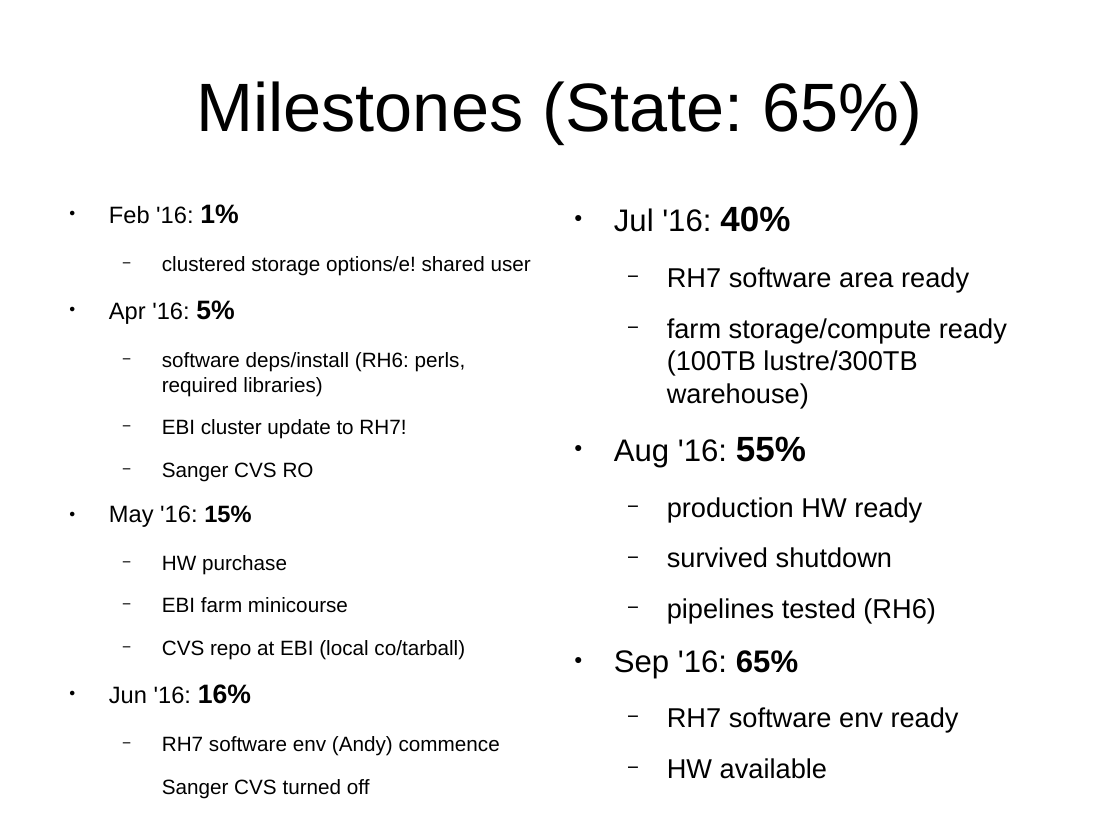
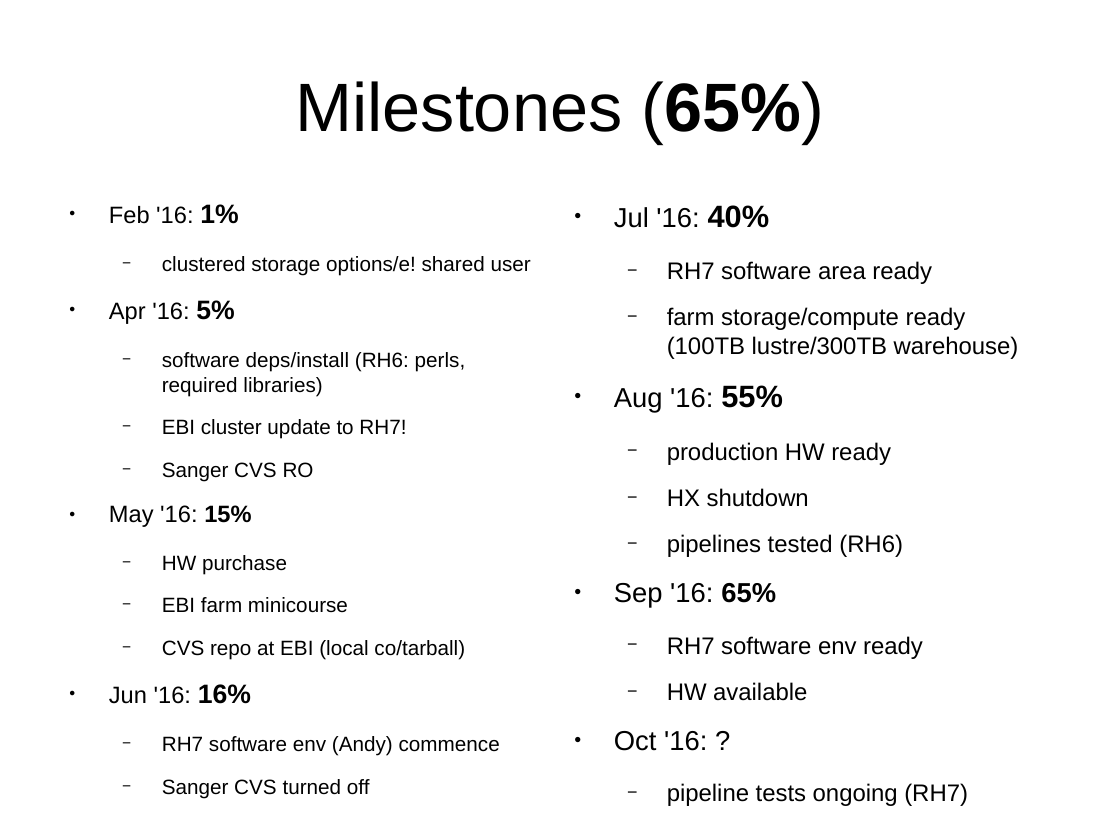
Before and after one commit to avullo/ensembl-migration-pm, a slide deck: slide 29 of data-review-10-16/talk.odp. Drawn at 1120x840 pixels with LibreOffice and Linux fonts; fonts in the diff are those of the drawing; background and template pictures are left out. Boxes give left, top, right and bottom in pixels: in the first picture for what was removed or moved away, otherwise in the second. Text is boxed around its words. In the diff, an @@ line names an element or a change of style, - is before the commit and + after.

```diff
--- a/data-review-10-16/talk.odp
+++ b/data-review-10-16/talk.odp
@@ title at bbox=[295, 81, 824, 143]: text changed @@
-Milestones (State: 65%)
+Milestones (65%)
@@ text at bbox=[614, 205, 1019, 701]: size 20 to 17.6 pt in "Jul '16:", "Aug '16:", "Sep '16: 65%"; size 22.5 to 19.8 pt in "40%", "55%"; size 17.5 to 15.4 pt in "RH7 software area ready", "farm storage/compute ready (100TB lustre/300TB warehouse)", "production HW ready", "pipelines tested (RH6)" and 2 more places @@
@@ text at bbox=[667, 488, 809, 507]: text changed; size 17.5 to 15.4 pt @@
-  − survived shutdown
+  − HX shutdown
@@ text at bbox=[614, 731, 968, 806]: paragraphs added @@
+● Oct '16: ?
+  − pipeline tests ongoing (RH7)
```
Also in this commit, not shown: 11 other slides changed, 2 slides added, 1 slide removed, 4 other files.
